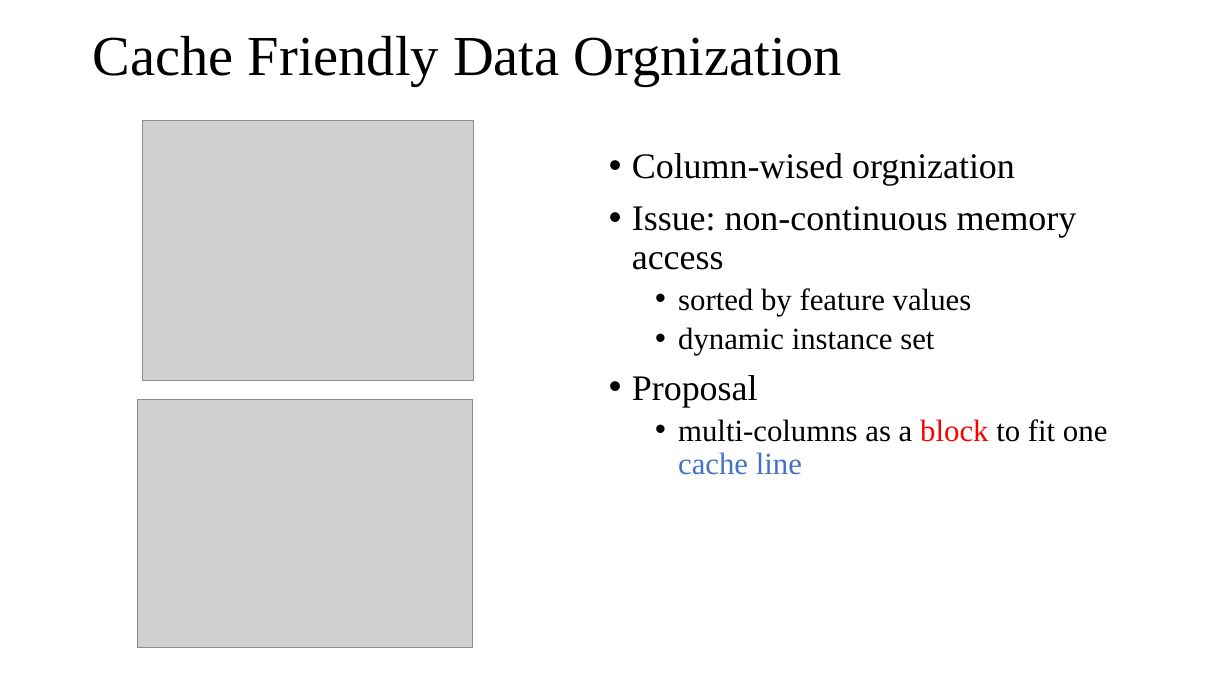
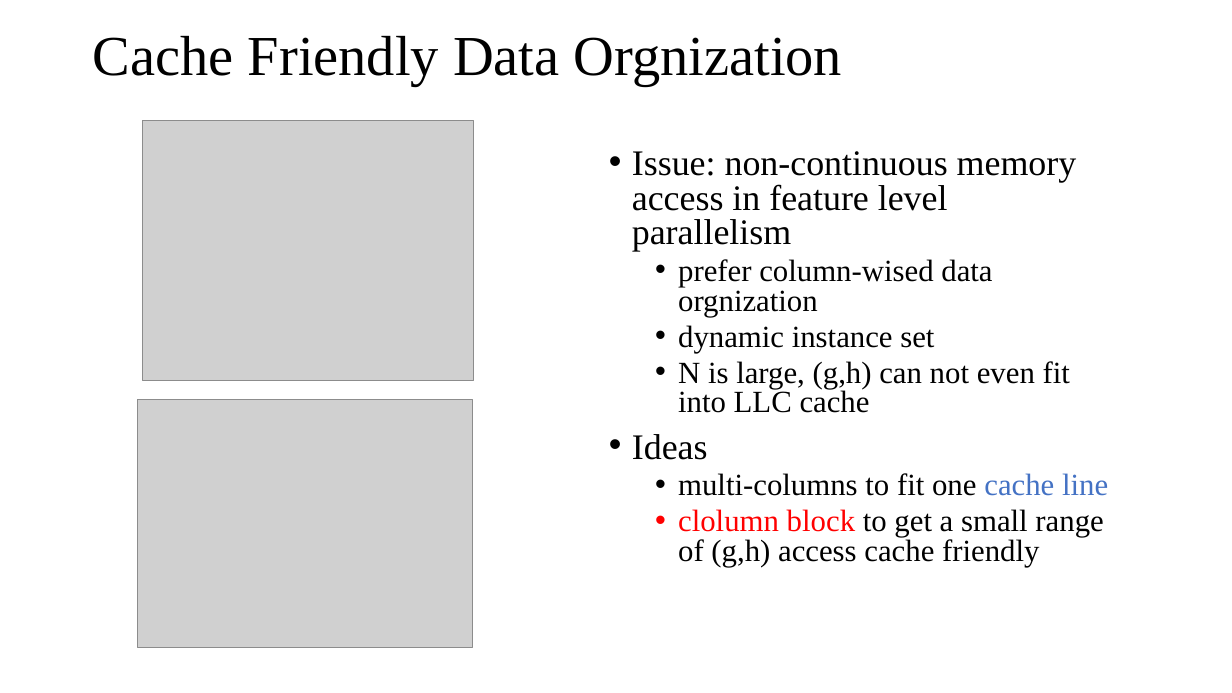
Before and after one commit to DSC-SPIDAL/harp, a slide deck: slide 19 of doc/meeting/0919-DistributedGBT-II/DistributedGBT-II-09192018.pptx (slide 18 before the commit). Drawn at 1232x693 pixels with LibreOffice and Linux fonts; fonts in the diff are those of the drawing; grey boxes stand for pictures. Boxes give left, top, right and bottom in pixels: in the first picture for what was removed or moved away, otherwise in the second. Text is boxed around its words. In the diff, an @@ line names an element or a change of style, - is before the commit and + after.

```diff
--- a/doc/meeting/0919-DistributedGBT-II/DistributedGBT-II-09192018.pptx
+++ b/doc/meeting/0919-DistributedGBT-II/DistributedGBT-II-09192018.pptx
@@ text at <box>632,151,1077,317</box>: text changed @@
-• Column-wised orgnization
-• Issue: non-continuous memory access
-  • sorted by feature values
+• Issue: non-continuous memory access in feature level parallelism
+  • prefer column-wised data orgnization
@@ text at <box>678,325,934,353</box>: line spacing 0.9 to 0.8 @@
@@ text at <box>632,361,1108,567</box>: text changed @@
-• Proposal
-  • multi-columns as a block to fit one cache line
+  • N is large, (g,h) can not even fit into LLC cache
+• Ideas
+  • multi-columns to fit one cache line
+  • clolumn block to get a small range of (g,h) access cache friendly
```
Also in this commit, not shown: 2 other slides changed, 3 slides added, 4 other files.
